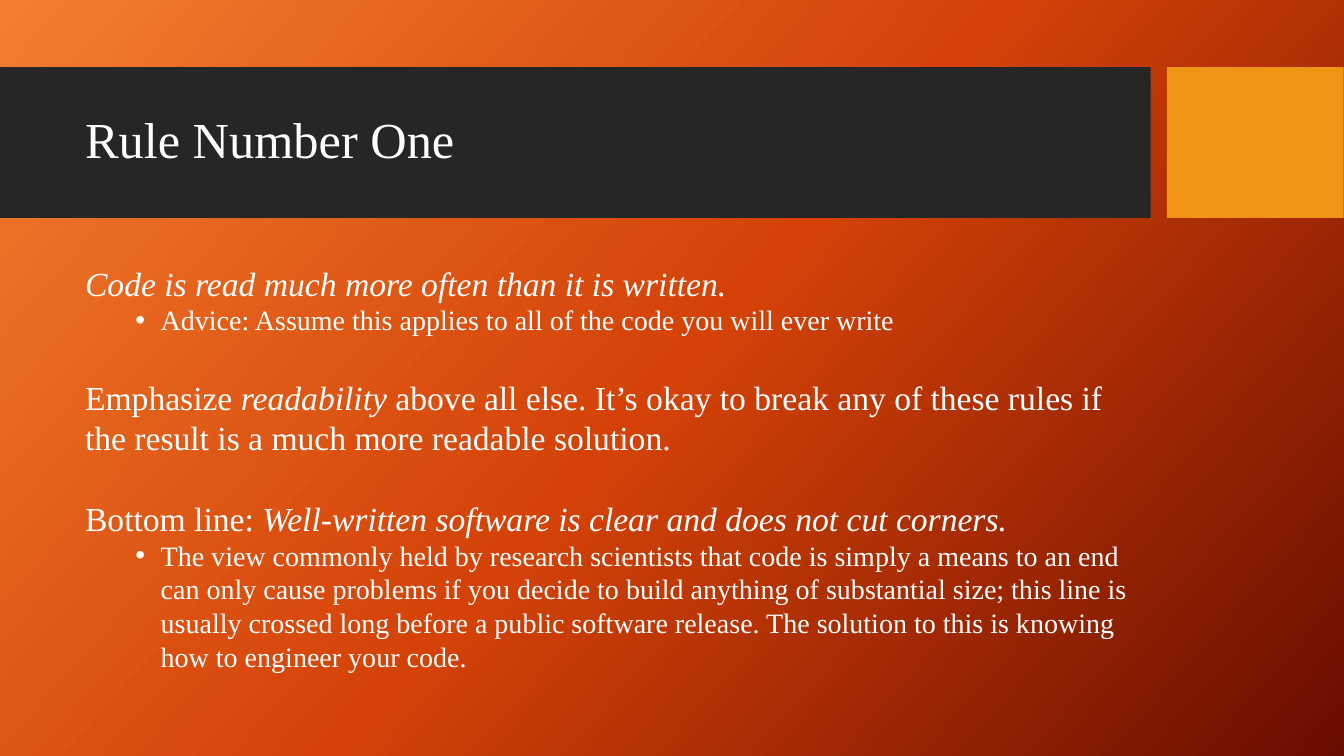
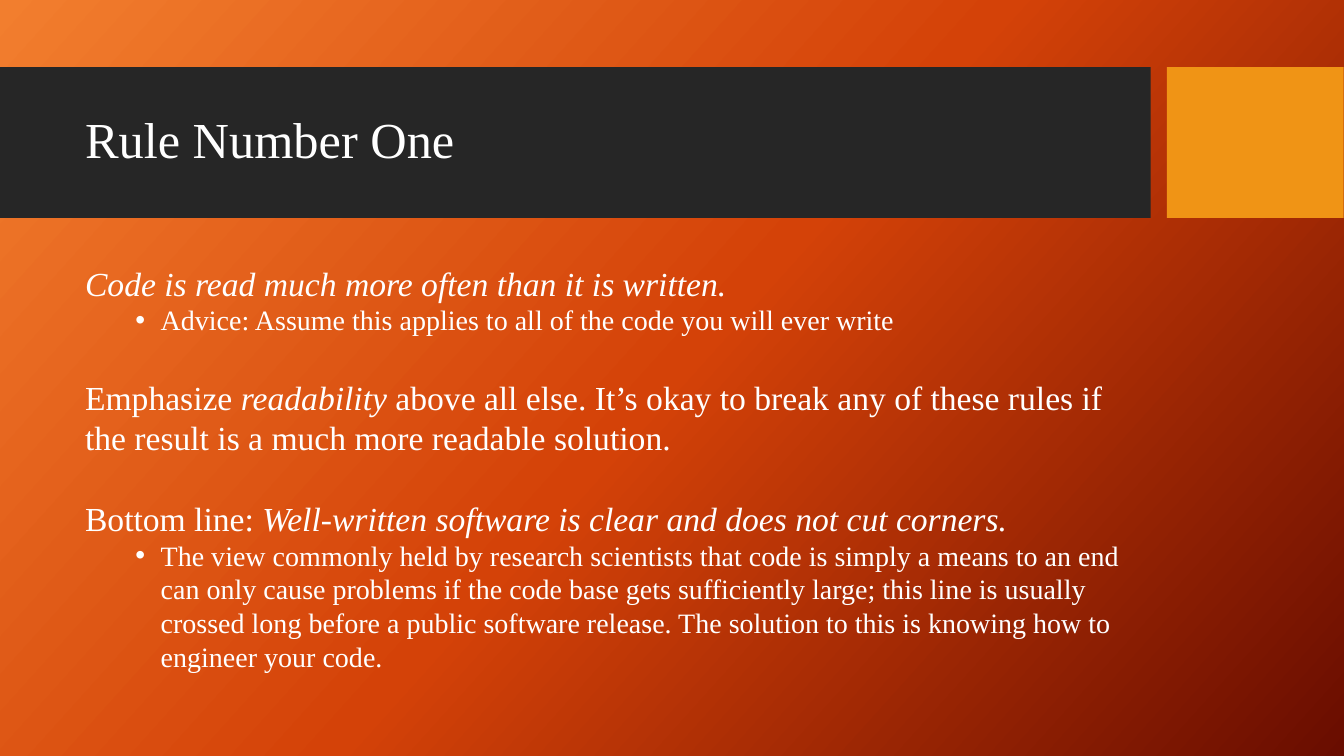
Before and after one commit to giganano/PythonBootcamp, a slide deck: slide 10 of slides/basicSE.pptx. Drawn at 1344x756 pixels with LibreOffice and Linux fonts; fonts in the diff are those of the drawing; background and template pictures are left out. Boxes give left, top, right and bottom in pixels: in the first picture for what was removed or moved away, otherwise in the second. Text is boxed around its words. In the diff, an @@ line names an element or a change of style, - is before the commit and + after.

```diff
--- a/slides/basicSE.pptx
+++ b/slides/basicSE.pptx
@@ text at (161,546,1118,672): text changed @@
-  • The view commonly held by research scientists that code is simply a means to an end can only cause problems if you decide to build anything of substantial size; this line is usually crossed long before a public software release. The solution to this is knowing how to engineer your code.
+  • The view commonly held by research scientists that code is simply a means to an end can only cause problems if the code base gets sufficiently large; this line is usually crossed long before a public software release. The solution to this is knowing how to engineer your code.
```
Also in this commit, not shown: 1 other slide changed, 3 other files.
